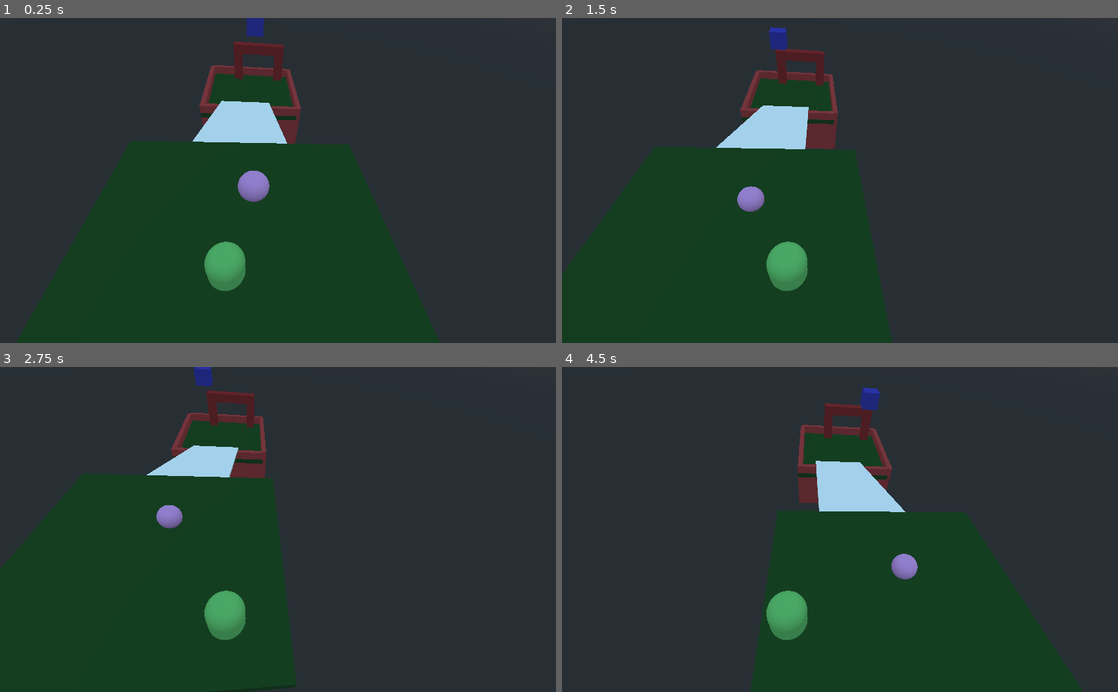
Above: before the commit, frames 1-4 (two rows, left to right).
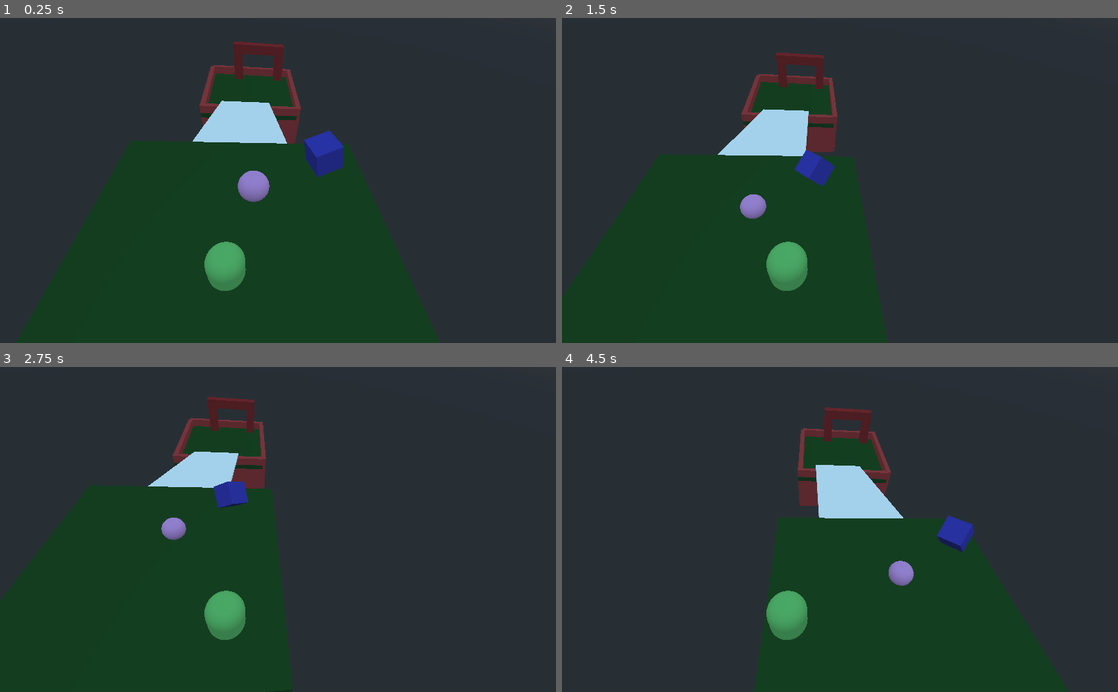
Above: after the commit, the same moments.

Repository: atarisafari/First-Godot-Game
Game: Godot game, scene res://Main.tscn
The game is run twice, just before and just after one commit, with the same random seed, the same clock (stepped at 60 frames per second) and the same inputs.
Inputs:
- Up to frame 1 (0.25 s): no input
- Up to frame 2 (1.5 s): tap Enter (ui_accept) at 0.5, 0.77 s; hold D (ui_right) 0.53-1.28 s; hold Space 0.53-1.28 s; hold S (ui_down) from 1.28 s (still down); tap Space at 1.35 s
- Up to frame 3 (2.75 s): tap Enter (ui_accept) at 1.52 s; release S (ui_down) at 2.03 s; hold D (ui_right) from 2.03 s (still down); hold Space from 2.03 s (still down)
- Up to frame 4 (4.5 s): release D (ui_right) at 2.78 s; release Space at 2.78 s; hold W (ui_up) 2.78-3.53 s; tap Space at 2.85, 4.35 s; tap Enter (ui_accept) at 3.02, 3.77 s; hold Space 3.53-4.28 s; hold A (ui_left) from 3.53 s (still down)

The runs differ from the first frame. In frame 1, 0.9% of the frame differs, in the area x 44-62%, y 0-49%; in frame 2, 2.4%; in frame 3, 3.1%, in the area x 26-54%, y 0-100%; in frame 4, 2.4%.

Commit message:
Cube updates
- Added rotation to cube
- Cube now disappears when player touches it

Diff:
--- /dev/null
+++ b/firstGame/Area.gd
@@ -0,0 +1,15 @@
+extends Area
+
+# Called when the node enters the scene tree for the first time.
+func _ready():
+	pass
+
+# Called every frame. 'delta' is the elapsed time since the previous frame.
+func _process(delta):
+	rotate_x(deg2rad(60 * delta))
+	rotate_y(deg2rad(60 * delta))
+
+#Called when a body enters the space of the cube
+func _on_Cube_body_entered(body):
+	if body is KinematicBody:
+		queue_free() #Make the cube disappear only if the player touches it
--- a/firstGame/Main.tscn
+++ b/firstGame/Main.tscn
@@ -6,8 +6,9 @@
 [ext_resource path="res://Floor.tscn" type="PackedScene" id=4]
 [ext_resource path="res://Ball.tscn" type="PackedScene" id=5]
 [ext_resource path="res://Area.tscn" type="PackedScene" id=6]
-[ext_resource path="res://Ramp.tscn" type="PackedScene" id=7]
-[ext_resource path="res://Player.tscn" type="PackedScene" id=8]
+[ext_resource path="res://Area.gd" type="Script" id=7]
+[ext_resource path="res://Ramp.tscn" type="PackedScene" id=8]
+[ext_resource path="res://Player.tscn" type="PackedScene" id=9]
 
 [node name="Main" type="Spatial"]
 script = ExtResource( 1 )
@@ -33,17 +34,19 @@
 [node name="Ball" parent="." instance=ExtResource( 5 )]
 transform = Transform( 1, 0, 0, 0, 1, 0, 0, 0, 1, 40.983, 16.6637, -2.84955 )
 
-[node name="DetectionArea" parent="." instance=ExtResource( 6 )]
-transform = Transform( 1, 0, 0, 0, 1, 0, 0, 0, 1, 17.6264, 19.7282, -3.20879 )
+[node name="Cube" parent="." instance=ExtResource( 6 )]
+transform = Transform( 1, 0, 0, 0, 1, 0, 0, 0, 1, 38.4467, 17.0305, -7.8562 )
+script = ExtResource( 7 )
 
 [node name="StartPlatform" parent="." instance=ExtResource( 4 )]
 transform = Transform( 1, 0, 0, 0, 1, 0, 0, 0, 1, 46.2841, 12.7596, 0.0138135 )
 
-[node name="Ramp" parent="." instance=ExtResource( 7 )]
+[node name="Ramp" parent="." instance=ExtResource( 8 )]
 transform = Transform( 0.924701, -0.336564, 0, 0.336564, 0.924701, 0, 0, 0, 1.03387, 19.5527, 7.40475, -1.59984 )
 
-[node name="Player" parent="." instance=ExtResource( 8 )]
+[node name="Player" parent="." instance=ExtResource( 9 )]
 transform = Transform( -0.0221122, 0.999756, -4.37007e-008, 0, -4.37114e-008, -1, -0.999756, -0.0221122, 9.66557e-010, 45.7765, 16.224, -1.38995 )
 
 [node name="Camera" type="Camera" parent="Player"]
 transform = Transform( 0.990942, 0.0161718, -0.133309, 0.102661, -0.731172, 0.674424, -0.0865649, -0.682001, -0.72621, 1.13277, 5.11119, -11.9675 )
+[connection signal="body_entered" from="Cube" to="Cube" method="_on_Cube_body_entered"]
--- a/firstGame/Player.gd
+++ b/firstGame/Player.gd
@@ -42,4 +42,4 @@
 	velocity = move_and_slide(velocity, Vector3(0, 1, 0))
 
 	if is_on_floor() and Input.is_key_pressed(KEY_SPACE):
-		velocity.y = 10
+		velocity.y = 12
Not shown: 1 places in firstGame/Main.tscn that only renumber resources
